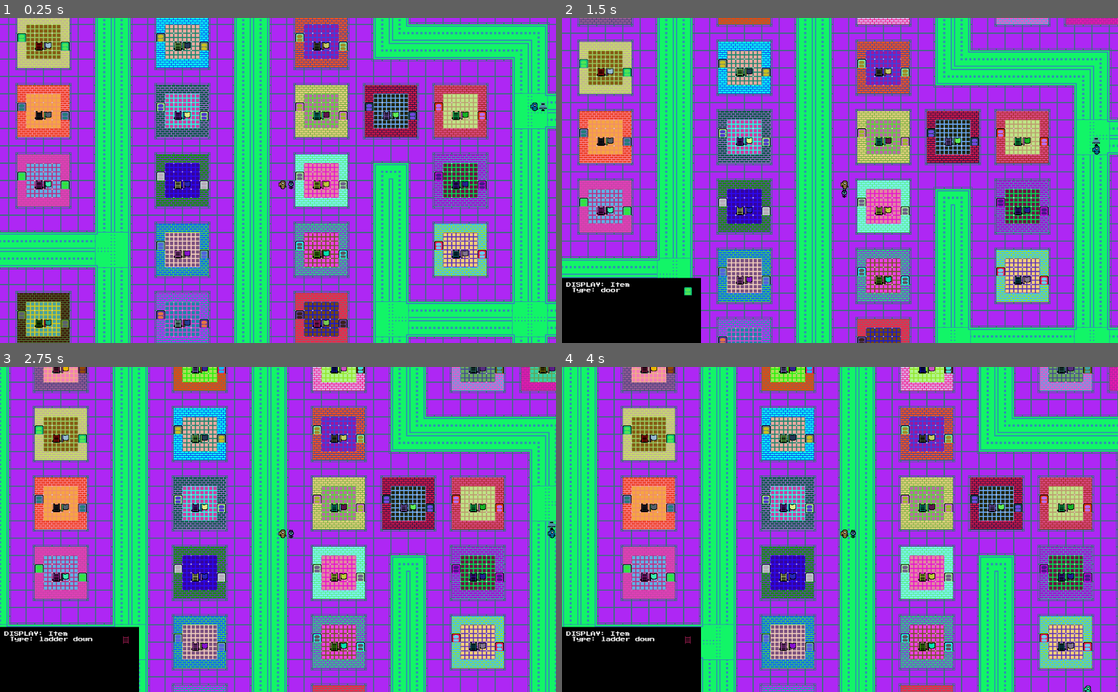
Above: before the commit, frames 1-4 (two rows, left to right).
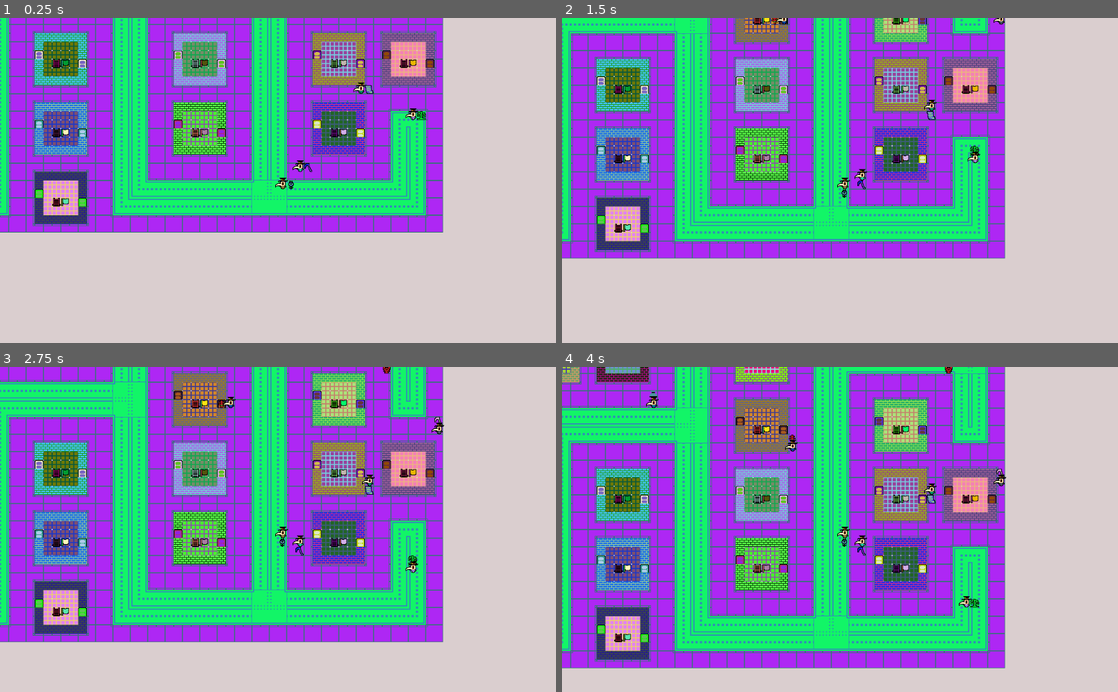
Above: after the commit, the same moments.

Repository: medmaster0/RogueCiv
Game: Godot game, scene res://Game.tscn
The game is run twice, just before and just after one commit, with the same random seed, the same clock (stepped at 60 frames per second) and the same inputs.
Inputs (mouse positions are in pixels of both pictures, inside the frame that each line leads up to):
- Up to frame 1 (0.25 s): no input
- Up to frame 2 (1.5 s): click (584, 47) at 0.52 s; click (584, 63) at 1.27 s
- Up to frame 3 (2.75 s): click (38, 370) at 2.02 s
- Up to frame 4 (4 s): no input

The runs differ from the first frame. In frame 1, 87% of the frame differs, in the area x 0-100%, y 0-100%; in frame 2, 85%; in frame 3, 67%; in frame 4, 89%.

Commit message:
Finally implemented the clothes

Diff:
--- a/Game.gd
+++ b/Game.gd
@@ -37,8 +37,8 @@
 var map_height #the size of the map (in cells/tiles) SCREEN DIMS!!
 var cell_size #the amount of pixels in a cell/tile
 #BROADER WORLD VARS
-var max_x_block = 14
-var max_y_block = 14
+var max_x_block = 7
+var max_y_block = 7
 var max_x_map = 8 * max_x_block #How big the generated map is... (8 tiles per block)
 var max_y_map = 8 * max_y_block
 var min_x_map = 0
--- /dev/null
+++ b/Scenes/Clothes.gd
@@ -0,0 +1,175 @@
+extends Node2D
+
+# Declare member variables here. Examples:
+# var a = 2
+# var b = "text"
+
+var tile_index #the index of the clothes it's wearing
+
+#globals used to keep track of colors....
+#set in the set_tile_index function!!!
+var primColor
+var secoColor
+var tertColor
+var quadColor
+
+# Called when the node enters the scene tree for the first time.
+func _ready():
+	randomize()
+
+	#tile_index = randi()%20
+	tile_index = 19
+	set_tile_index(tile_index)
+
+	pass # Replace with function body.
+
+# Called every frame. 'delta' is the elapsed time since the previous frame.
+#func _process(delta):
+#	pass
+
+
+#Function to set the tile index
+func set_tile_index(index):
+	print("this isets")
+	match(index):
+		0:
+			#Angel... No need to set colors
+			get_child(index).visible = true
+		1:
+			#Bandana
+			primColor = Color(randf(), randf(), randf())
+			secoColor = Color(randf(), randf(), randf())
+			get_child(index).find_node("Prim").modulate = primColor
+			get_child(index).find_node("Seco").modulate = secoColor
+			get_child(index).visible = true
+		2:
+			#BigBow
+			primColor = Color(randf(), randf(), randf())
+			secoColor = Color(randf(), randf(), randf())
+			tertColor = Color(randf(), randf(), randf())
+			get_child(index).find_node("Prim").modulate = primColor
+			get_child(index).find_node("Seco").modulate = secoColor
+			get_child(index).find_node("Tert").modulate = tertColor
+			get_child(index).visible = true
+		3:
+			#Cap
+			primColor = Color(randf(), randf(), randf())
+			secoColor = Color(randf(), randf(), randf())
+			get_child(index).find_node("Prim").modulate = primColor
+			get_child(index).find_node("Seco").modulate = secoColor
+			get_child(index).visible = true
+		4:
+			#Crown
+			primColor = Color(randf(), randf(), randf())
+			secoColor = Color(randf(), randf(), randf())
+			get_child(index).find_node("Prim").modulate = primColor
+			get_child(index).find_node("Seco").modulate = secoColor
+			get_child(index).visible = true
+		5:
+			#Demon... No need to set colors
+			get_child(index).visible = true
+		6:
+			#Doc
+			primColor = MedAlgo.generate_pastel()
+			secoColor = MedAlgo.generate_brown()
+			get_child(index).find_node("Prim").modulate = primColor
+			get_child(index).find_node("Seco").modulate = secoColor
+			get_child(index).visible = true
+		7:
+			#FeatherHat
+			primColor = Color(randf(), randf(), randf())
+			secoColor = MedAlgo.generate_brown()
+			tertColor = Color(randf(), randf(), randf())
+			quadColor = Color(randf(), randf(), randf())
+			get_child(index).find_node("Prim").modulate = primColor
+			get_child(index).find_node("Seco").modulate = secoColor
+			get_child(index).find_node("Tert").modulate = tertColor
+			get_child(index).find_node("Quad").modulate = quadColor
+			get_child(index).visible = true
+		8:
+			#Hood
+			primColor = Color(randf(), randf(), randf())
+			secoColor = Color(randf(), randf(), randf())
+			get_child(index).find_node("Prim").modulate = primColor
+			get_child(index).find_node("Seco").modulate = secoColor
+			get_child(index).visible = true
+		9:
+			#Jester
+			primColor = MedAlgo.generate_gold()
+			##primColor = Color(randf(), randf(), randf())
+			secoColor = Color(randf(), randf(), randf())
+			tertColor = Color(randf(), randf(), randf())
+			get_child(index).find_node("Prim").modulate = primColor
+			get_child(index).find_node("Seco").modulate = secoColor
+			get_child(index).find_node("Tert").modulate = tertColor
+			get_child(index).visible = true
+		10:
+			#LilBow
+			primColor = Color(randf(), randf(), randf())
+			secoColor = Color(randf(), randf(), randf())
+			get_child(index).find_node("Prim").modulate = primColor
+			get_child(index).find_node("Seco").modulate = secoColor
+			get_child(index).visible = true
+		11:
+			#Masq
+			primColor = Color(randf(), randf(), randf())
+			secoColor = MedAlgo.oppositeColor(primColor)
+			get_child(index).find_node("Prim").modulate = primColor
+			get_child(index).find_node("Seco").modulate = secoColor
+			get_child(index).visible = true
+		12:
+			#Mohawk
+			primColor = Color(randf(), randf(), randf())
+			secoColor = Color(randf(), randf(), randf())
+			get_child(index).find_node("Prim").modulate = primColor
+			get_child(index).find_node("Seco").modulate = secoColor
+			get_child(index).visible = true
+		13:
+			#Nurse
+			primColor = Color(1,1,1)
+			secoColor = Color(randf(), randf(), randf())
+			get_child(index).find_node("Prim").modulate = primColor
+			get_child(index).find_node("Seco").modulate = secoColor
+			get_child(index).visible = true
+		14:
+			#Parasol Hat
+			primColor = Color(randf(), randf(), randf())
+			secoColor = Color(randf(), randf(), randf())
+			tertColor = Color(randf(), randf(), randf())
+			get_child(index).find_node("Prim").modulate = primColor
+			get_child(index).find_node("Seco").modulate = secoColor
+			get_child(index).find_node("Tert").modulate = tertColor
+			get_child(index).visible = true
+		15:
+			#Tie
+			primColor = Color(randf(), randf(), randf())
+			get_child(index).find_node("Prim").modulate = primColor
+			get_child(index).visible = true
+		16:
+			#LilBow
+			primColor = Color(randf(), randf(), randf())
+			secoColor = Color(randf(), randf(), randf())
+			get_child(index).find_node("Prim").modulate = primColor
+			get_child(index).find_node("Seco").modulate = secoColor
+			get_child(index).visible = true
+		17:
+			#LilBow
+			primColor = MedAlgo.generate_gold()
+			secoColor = Color(randf(), randf(), randf())
+			tertColor = Color(randf(), randf(), randf())
+			get_child(index).find_node("Prim").modulate = primColor
+			get_child(index).find_node("Seco").modulate = secoColor
+			get_child(index).find_node("Tert").modulate = tertColor
+			get_child(index).visible = true
+		18:
+			#Witch
+			primColor = Color(randf(), randf(), randf())
+			secoColor = Color(randf(), randf(), randf())
+			tertColor = Color(randf(), randf(), randf())
+			get_child(index).find_node("Prim").modulate = primColor
+			get_child(index).find_node("Seco").modulate = secoColor
+			get_child(index).find_node("Tert").modulate = tertColor
+			get_child(index).visible = true
+		19:
+			#Witch Doc... No need to set colors
+			get_child(index).visible = true
--- a/Scenes/Clothes.tscn
+++ b/Scenes/Clothes.tscn
@@ -1,51 +1,52 @@
 [gd_scene load_steps=45 format=2]
 
-[ext_resource path="res://Tiles/clothes/angel_wings.png" type="Texture" id=1]
-[ext_resource path="res://Tiles/clothes/bandanaPrim.png" type="Texture" id=2]
-[ext_resource path="res://Tiles/clothes/bandanaSeco.png" type="Texture" id=3]
-[ext_resource path="res://Tiles/clothes/bigBow.pngPrim.png" type="Texture" id=4]
-[ext_resource path="res://Tiles/clothes/bigBow.pngSeco.png" type="Texture" id=5]
-[ext_resource path="res://Tiles/clothes/bigBow.pngTert.png" type="Texture" id=6]
-[ext_resource path="res://Tiles/clothes/capPrim.png" type="Texture" id=7]
-[ext_resource path="res://Tiles/clothes/capSeco.png" type="Texture" id=8]
-[ext_resource path="res://Tiles/clothes/crownPrim.png" type="Texture" id=9]
-[ext_resource path="res://Tiles/clothes/crownSeco.png" type="Texture" id=10]
-[ext_resource path="res://Tiles/clothes/demon_wings.png" type="Texture" id=11]
-[ext_resource path="res://Tiles/clothes/doc.pngPrim.png" type="Texture" id=12]
-[ext_resource path="res://Tiles/clothes/doc.pngSeco.png" type="Texture" id=13]
-[ext_resource path="res://Tiles/clothes/featherHat.pngPrim.png" type="Texture" id=14]
-[ext_resource path="res://Tiles/clothes/featherHat.pngSeco.png" type="Texture" id=15]
-[ext_resource path="res://Tiles/clothes/featherHat.pngTert.png" type="Texture" id=16]
-[ext_resource path="res://Tiles/clothes/featherHat.pngQuad.png" type="Texture" id=17]
-[ext_resource path="res://Tiles/clothes/hoodPrim.png" type="Texture" id=18]
-[ext_resource path="res://Tiles/clothes/hoodSeco.png" type="Texture" id=19]
-[ext_resource path="res://Tiles/clothes/jester.pngPrim.png" type="Texture" id=20]
-[ext_resource path="res://Tiles/clothes/jester.pngSeco.png" type="Texture" id=21]
-[ext_resource path="res://Tiles/clothes/jester.pngTert.png" type="Texture" id=22]
-[ext_resource path="res://Tiles/clothes/lilBowPrim.png" type="Texture" id=23]
-[ext_resource path="res://Tiles/clothes/lilBowSeco.png" type="Texture" id=24]
-[ext_resource path="res://Tiles/clothes/masq.pngPrim.png" type="Texture" id=25]
-[ext_resource path="res://Tiles/clothes/masq.pngSeco.png" type="Texture" id=26]
-[ext_resource path="res://Tiles/clothes/mohawkPrim.png" type="Texture" id=27]
-[ext_resource path="res://Tiles/clothes/mohawkSeco.png" type="Texture" id=28]
-[ext_resource path="res://Tiles/clothes/nurse.pngPrim.png" type="Texture" id=29]
-[ext_resource path="res://Tiles/clothes/nurse.pngSeco.png" type="Texture" id=30]
-[ext_resource path="res://Tiles/clothes/parasolHat.pngPrim.png" type="Texture" id=31]
-[ext_resource path="res://Tiles/clothes/parasolHat.pngSeco.png" type="Texture" id=32]
-[ext_resource path="res://Tiles/clothes/parasolHat.pngTert.png" type="Texture" id=33]
-[ext_resource path="res://Tiles/clothes/tiePrim.png" type="Texture" id=34]
-[ext_resource path="res://Tiles/clothes/tophatPrim.png" type="Texture" id=35]
-[ext_resource path="res://Tiles/clothes/tophatSeco.png" type="Texture" id=36]
-[ext_resource path="res://Tiles/clothes/veilDancer.pngPrim.png" type="Texture" id=37]
-[ext_resource path="res://Tiles/clothes/veilDancer.pngSeco.png" type="Texture" id=38]
-[ext_resource path="res://Tiles/clothes/veilDancer.pngTert.png" type="Texture" id=39]
-[ext_resource path="res://Tiles/clothes/witch.pngPrim.png" type="Texture" id=40]
-[ext_resource path="res://Tiles/clothes/witch.pngSeco.png" type="Texture" id=41]
-[ext_resource path="res://Tiles/clothes/witch.pngTert.png" type="Texture" id=42]
-[ext_resource path="res://Tiles/clothes/witchDoctor.png" type="Texture" id=43]
-[ext_resource path="res://Scenes/Creature.tscn" type="PackedScene" id=44]
+[ext_resource path="res://Scenes/Clothes.gd" type="Script" id=1]
+[ext_resource path="res://Tiles/clothes/angel_wings.png" type="Texture" id=2]
+[ext_resource path="res://Tiles/clothes/bandanaPrim.png" type="Texture" id=3]
+[ext_resource path="res://Tiles/clothes/bandanaSeco.png" type="Texture" id=4]
+[ext_resource path="res://Tiles/clothes/bigBow.pngPrim.png" type="Texture" id=5]
+[ext_resource path="res://Tiles/clothes/bigBow.pngSeco.png" type="Texture" id=6]
+[ext_resource path="res://Tiles/clothes/bigBow.pngTert.png" type="Texture" id=7]
+[ext_resource path="res://Tiles/clothes/capPrim.png" type="Texture" id=8]
+[ext_resource path="res://Tiles/clothes/capSeco.png" type="Texture" id=9]
+[ext_resource path="res://Tiles/clothes/crownPrim.png" type="Texture" id=10]
+[ext_resource path="res://Tiles/clothes/crownSeco.png" type="Texture" id=11]
+[ext_resource path="res://Tiles/clothes/demon_wings.png" type="Texture" id=12]
+[ext_resource path="res://Tiles/clothes/doc.pngPrim.png" type="Texture" id=13]
+[ext_resource path="res://Tiles/clothes/doc.pngSeco.png" type="Texture" id=14]
+[ext_resource path="res://Tiles/clothes/featherHat.pngPrim.png" type="Texture" id=15]
+[ext_resource path="res://Tiles/clothes/featherHat.pngSeco.png" type="Texture" id=16]
+[ext_resource path="res://Tiles/clothes/featherHat.pngTert.png" type="Texture" id=17]
+[ext_resource path="res://Tiles/clothes/featherHat.pngQuad.png" type="Texture" id=18]
+[ext_resource path="res://Tiles/clothes/hoodPrim.png" type="Texture" id=19]
+[ext_resource path="res://Tiles/clothes/hoodSeco.png" type="Texture" id=20]
+[ext_resource path="res://Tiles/clothes/jester.pngPrim.png" type="Texture" id=21]
+[ext_resource path="res://Tiles/clothes/jester.pngSeco.png" type="Texture" id=22]
+[ext_resource path="res://Tiles/clothes/jester.pngTert.png" type="Texture" id=23]
+[ext_resource path="res://Tiles/clothes/lilBowPrim.png" type="Texture" id=24]
+[ext_resource path="res://Tiles/clothes/lilBowSeco.png" type="Texture" id=25]
+[ext_resource path="res://Tiles/clothes/masq.pngPrim.png" type="Texture" id=26]
+[ext_resource path="res://Tiles/clothes/masq.pngSeco.png" type="Texture" id=27]
+[ext_resource path="res://Tiles/clothes/mohawkPrim.png" type="Texture" id=28]
+[ext_resource path="res://Tiles/clothes/mohawkSeco.png" type="Texture" id=29]
+[ext_resource path="res://Tiles/clothes/nurse.pngPrim.png" type="Texture" id=30]
+[ext_resource path="res://Tiles/clothes/nurse.pngSeco.png" type="Texture" id=31]
+[ext_resource path="res://Tiles/clothes/parasolHat.pngPrim.png" type="Texture" id=32]
+[ext_resource path="res://Tiles/clothes/parasolHat.pngSeco.png" type="Texture" id=33]
+[ext_resource path="res://Tiles/clothes/parasolHat.pngTert.png" type="Texture" id=34]
+[ext_resource path="res://Tiles/clothes/tiePrim.png" type="Texture" id=35]
+[ext_resource path="res://Tiles/clothes/tophatPrim.png" type="Texture" id=36]
+[ext_resource path="res://Tiles/clothes/tophatSeco.png" type="Texture" id=37]
+[ext_resource path="res://Tiles/clothes/veilDancer.pngPrim.png" type="Texture" id=38]
+[ext_resource path="res://Tiles/clothes/veilDancer.pngSeco.png" type="Texture" id=39]
+[ext_resource path="res://Tiles/clothes/veilDancer.pngTert.png" type="Texture" id=40]
+[ext_resource path="res://Tiles/clothes/witch.pngPrim.png" type="Texture" id=41]
+[ext_resource path="res://Tiles/clothes/witch.pngSeco.png" type="Texture" id=42]
+[ext_resource path="res://Tiles/clothes/witch.pngTert.png" type="Texture" id=43]
+[ext_resource path="res://Tiles/clothes/witchDoctor.png" type="Texture" id=44]
 
 [node name="Clothes" type="Node2D"]
+script = ExtResource( 1 )
 
 [node name="Angel" type="Node2D" parent="."]
 editor/display_folded = true
@@ -337,50 +338,51 @@
 
 [node name="Prim" type="Sprite" parent="VeilDancer"]
 z_index = 1
-texture = ExtResource( 37 )
+texture = ExtResource( 38 )
 centered = false
 offset = Vector2( -2, -8 )
 
 [node name="Seco" type="Sprite" parent="VeilDancer"]
 z_index = 1
-texture = ExtResource( 38 )
+texture = ExtResource( 39 )
 centered = false
 offset = Vector2( -2, -8 )
 
 [node name="Tert" type="Sprite" parent="VeilDancer"]
 z_index = 1
-texture = ExtResource( 39 )
+texture = ExtResource( 40 )
 centered = false
 offset = Vector2( -2, -8 )
 
 [node name="Witch" type="Node2D" parent="."]
+editor/display_folded = true
+visible = false
 
 [node name="Prim" type="Sprite" parent="Witch"]
 z_index = 1
-texture = ExtResource( 40 )
+texture = ExtResource( 41 )
 centered = false
 offset = Vector2( -8, -16 )
 
 [node name="Seco" type="Sprite" parent="Witch"]
 z_index = 1
-texture = ExtResource( 41 )
+texture = ExtResource( 42 )
 centered = false
 offset = Vector2( -8, -16 )
 
 [node name="Tert" type="Sprite" parent="Witch"]
 z_index = 1
-texture = ExtResource( 42 )
+texture = ExtResource( 43 )
 centered = false
 offset = Vector2( -8, -16 )
 
 [node name="WitchDoctor" type="Node2D" parent="."]
 editor/display_folded = true
 visible = false
+z_index = 1
 
 [node name="Prim" type="Sprite" parent="WitchDoctor"]
 z_index = 1
-texture = ExtResource( 43 )
-centered = false
-offset = Vector2( -8, -8 )
-
-[node name="Creature" parent="." instance=ExtResource( 44 )]
+texture = ExtResource( 44 )
+centered = false
+offset = Vector2( -8, -8 )
--- a/Scenes/Creature.tscn
+++ b/Scenes/Creature.tscn
@@ -1,10 +1,11 @@
-[gd_scene load_steps=6 format=2]
+[gd_scene load_steps=7 format=2]
 
 [ext_resource path="res://scenes/Creature.gd" type="Script" id=1]
 [ext_resource path="res://Scenes/MajorArcWeapon.tscn" type="PackedScene" id=2]
 [ext_resource path="res://tiles/crePrim.png" type="Texture" id=3]
 [ext_resource path="res://tiles/creSeco.png" type="Texture" id=4]
 [ext_resource path="res://Scenes/Hat.tscn" type="PackedScene" id=5]
+[ext_resource path="res://Scenes/Clothes.tscn" type="PackedScene" id=6]
 
 [node name="Creature" type="Node2D"]
 script = ExtResource( 1 )
@@ -30,4 +31,6 @@
 [node name="Hat" parent="." instance=ExtResource( 5 )]
 visible = false
 position = Vector2( 0, -8 )
+
+[node name="Clothes" parent="." instance=ExtResource( 6 )]
 [connection signal="pressed" from="SelectButton" to="." method="_on_SelectButton_pressed"]
Not shown: 17 places in Scenes/Clothes.tscn that only renumber resources
